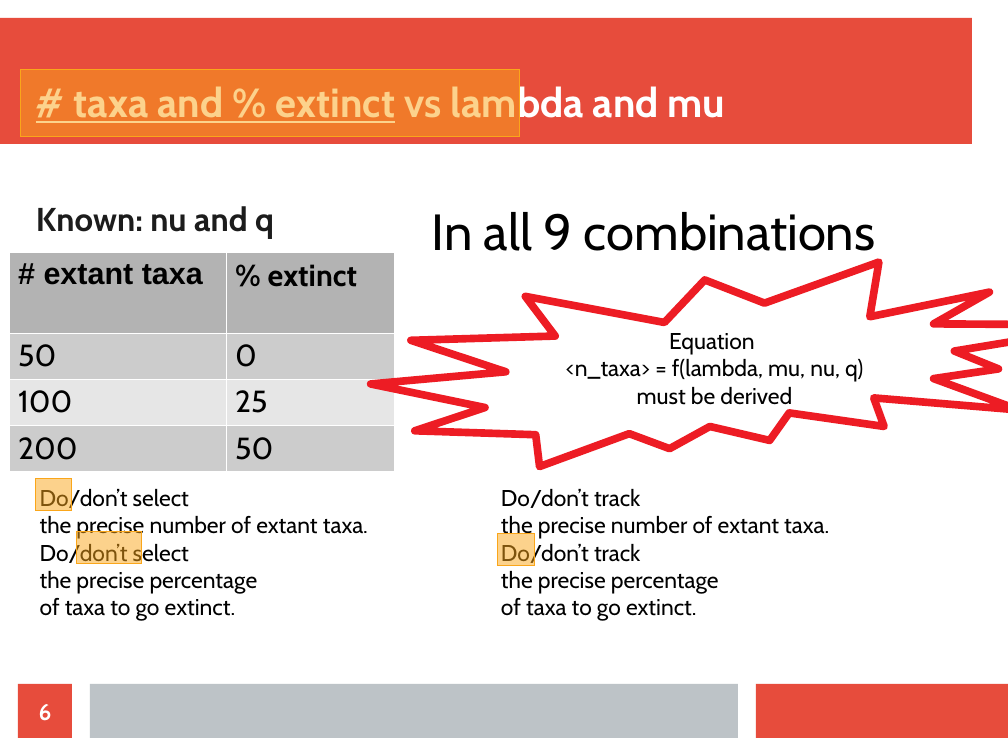
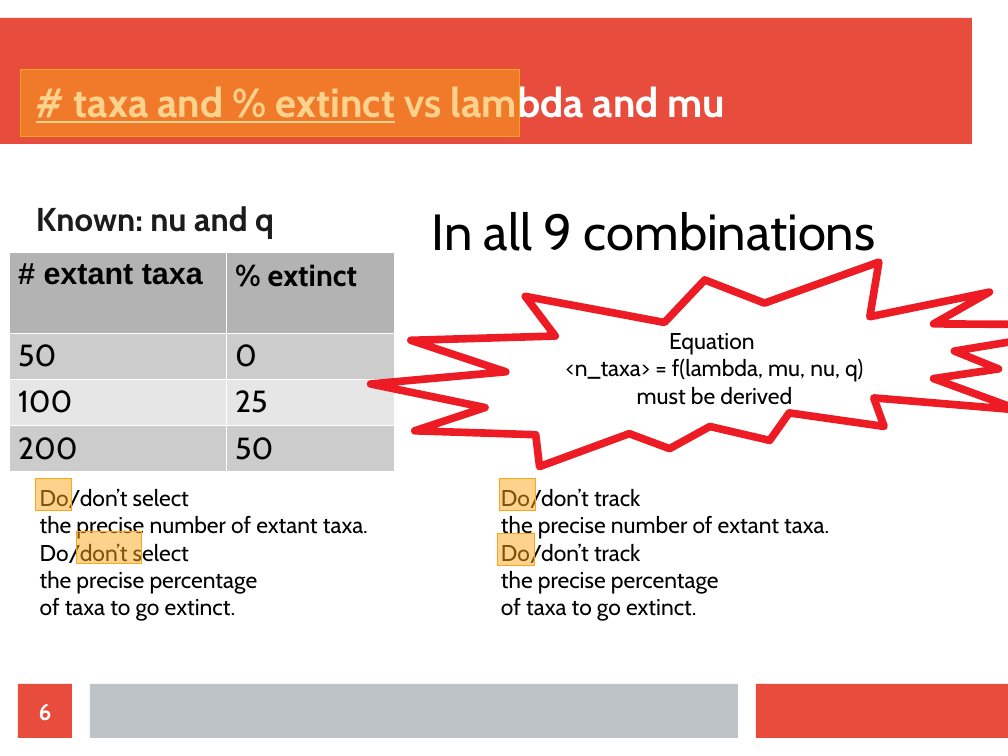
Before and after one commit to richelbilderbeek/razzo, a slide deck: slide 6 of doc/choices.odp. Drawn at 1008x756 pixels with LibreOffice and Linux fonts; fonts in the diff are those of the drawing. Boxes give left, top, right and bottom in pixels: in the first picture for what was removed or moved away, otherwise in the second. Text is boxed around its words. In the diff, an @@ line names an element or a change of style, - is before the commit and + after.

```diff
--- a/doc/choices.odp
+++ b/doc/choices.odp
@@ rectangle added at box(499, 479, 536, 511), fill #FAA61A at 50% opacity, outline #FAA61A 0 pt @@
```
Also in this commit, not shown: 4 other slides changed, 1 other file.
